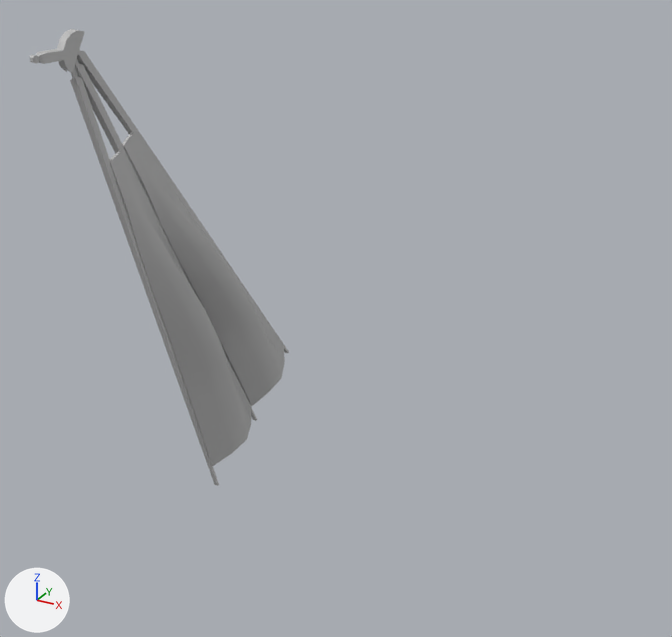
What one commit did to the FBX model Skyrates/Assets/Resources/Meshes/Components/ship_navigation_tier1L.fbx.
One viewpoint serves both versions: a 50 mm camera at (0.399, -0.838, 0.077) aimed at (-0.04, -0.041, -0.321). Arrows for +X, +Y and +Z are at lower left; the lights stay in place.

The scene before the commit, as lines of its bpy script (objects in view):
```python
me_mesh = bpy.data.meshes.new('Mesh')
me_mesh.from_pydata(...)  # 345 vertices, 344 faces; spans x -25.0..-20.0, y -62.5..-2.3, z -19.1..22.9
me_mesh.materials.append(mat_lambert2)  # grey #bcbcbc
ob_ship_navigation_tierl1 = bpy.data.objects.new('ship_navigation_tierL1', me_mesh)
ob_ship_navigation_tierl1.location = (0.0, 0.0, 0.0)
ob_ship_navigation_tierl1.rotation_euler = (1.571, 0.0, 0.0)  # degrees (90, 0, 0)
ob_ship_navigation_tierl1.scale = (0.01, 0.01, 0.01)
```
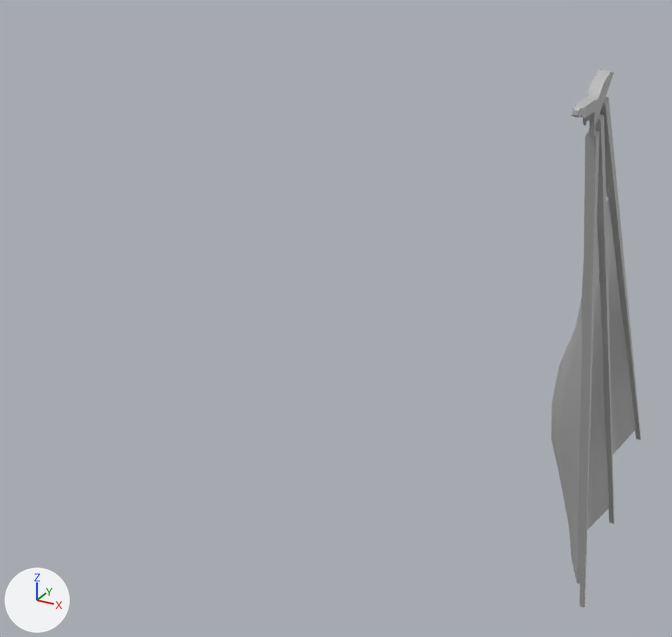
The change, as a list of edits to the scene's bpy script:
```text
Change me_mesh:
    used by ob_ship_navigation_tierl1; location = (0.0, 0.0, 0.0); rotation_euler = (1.571, 0.0, 0.0), in degrees (90, 0, 0); scale = (0.01, 0.01, 0.01)
    remove me_mesh.from_pydata(...)  # 345 vertices, 344 faces; spans x -25.0..-20.0, y -62.5..-2.3, z -19.1..22.9
    add me_mesh.from_pydata(...)  # 345 vertices, 344 faces; spans x 23.8..65.8, y -62.5..-2.3, z 17.9..23.2
    me_mesh part 1: the loose piece of 16 vertices spanning x -25.0..-23.8, y -57.4..-4.2, z -10.3..18.2 is multiplied about its middle by the matrix ((0.011, -0.719, 0.695), (0.012, 0.695, 0.719), (-1.0, 0.0, 0.016)), then moved by (62.4, -3.0, 18.4)
    me_mesh part 2: the loose piece of 16 vertices spanning x -24.9..-24.0, y -62.5..-5.3, z -0.7..18.2 is multiplied about its middle by the matrix ((0.011, -0.719, 0.695), (0.012, 0.695, 0.719), (-1.0, 0.0, 0.016)), then moved by (67.3, 3.1, 13.7)
    me_mesh part 3: the loose piece of 16 vertices spanning x -24.9..-24.0, y -62.5..-5.3, z -0.7..18.2 is copied, and the copy is multiplied about its middle by the matrix ((0.009, -0.829, 0.559), (0.013, 0.559, 0.829), (-1.0, 0.0, 0.016)), then moved by (71.7, 6.9, 13.8); it spans x 28.6..65.8, y -50.7..-3.2, z 22.3..23.1
    me_mesh part 4: the loose piece of 137 vertices spanning x -24.9..-23.6, y -6.1..-2.3, z 16.5..22.9 is multiplied about its middle by the matrix ((-0.016, 0.004, -1.0), (0.257, 0.966, 0.0), (-0.966, 0.257, 0.016)), then moved by (51.2, -0.1, 2.8)
    me_mesh part 5: the loose piece of 80 vertices spanning x -24.5..-20.0, y -58.6..-14.5, z -8.5..14.5 is multiplied about its middle by the matrix ((-0.016, 0.0, -1.0), (0.0, 1.0, -0.001), (-1.002, 0.016, -0.022)), then moved by (66.0, 0.0, 17.2)
    me_mesh part 6: a new loose piece of 80 vertices spanning x 34.3..63.8, y -54.3..-13.0, z 18.0..22.5, in mat_lambert2 (grey #bcbcbc)
    me_mesh part 7: the loose piece of 80 vertices spanning x -24.5..-20.0, y -54.3..-13.0, z -17.0..12.4 is deleted
    me_mesh part 8: the loose piece of 16 vertices spanning x -25.0..-23.7, y -50.7..-3.2, z -19.1..18.2 is deleted
Change ob_ship_navigation_tierl1:
    ob_ship_navigation_tierl1.location: (0.0, 0.0, 0.0) -> (0.012, -0.464, 0.0)
    ob_ship_navigation_tierl1.rotation_euler: (1.571, 0.0, 0.0) -> (1.571, 0.0, 1.555)  # degrees (90, 0, 0) -> degrees (90, 0, 89)
```

Changed parts and their boxes (x1, y1, x2, y2) in the pictures (672 x 637 px; the box of a moved part takes in the faces that stretch with it):
'ship_navigation_tierL1', reshaped, moved, turned
    before: (30, 29, 289, 486)
    after: (551, 69, 641, 607)
part 1 of me_mesh, moved or reshaped
    before: (75, 59, 257, 421)
    after: (580, 121, 600, 607)
part 2 of me_mesh, moved or reshaped
    before: (70, 66, 219, 486)
    after: (596, 114, 614, 524)
part 3 of me_mesh, added
    after: (600, 97, 641, 440)
part 4 of me_mesh, moved or reshaped
    before: (30, 29, 84, 73)
    after: (571, 69, 614, 128)
part 5 of me_mesh, moved or reshaped
    before: (110, 151, 252, 466)
    after: (551, 223, 609, 584)
part 6 of me_mesh, added
    after: (606, 196, 636, 454)
part 7 of me_mesh, deleted
    before: (122, 132, 285, 406)
part 8 of me_mesh, deleted
    before: (77, 49, 289, 353)
